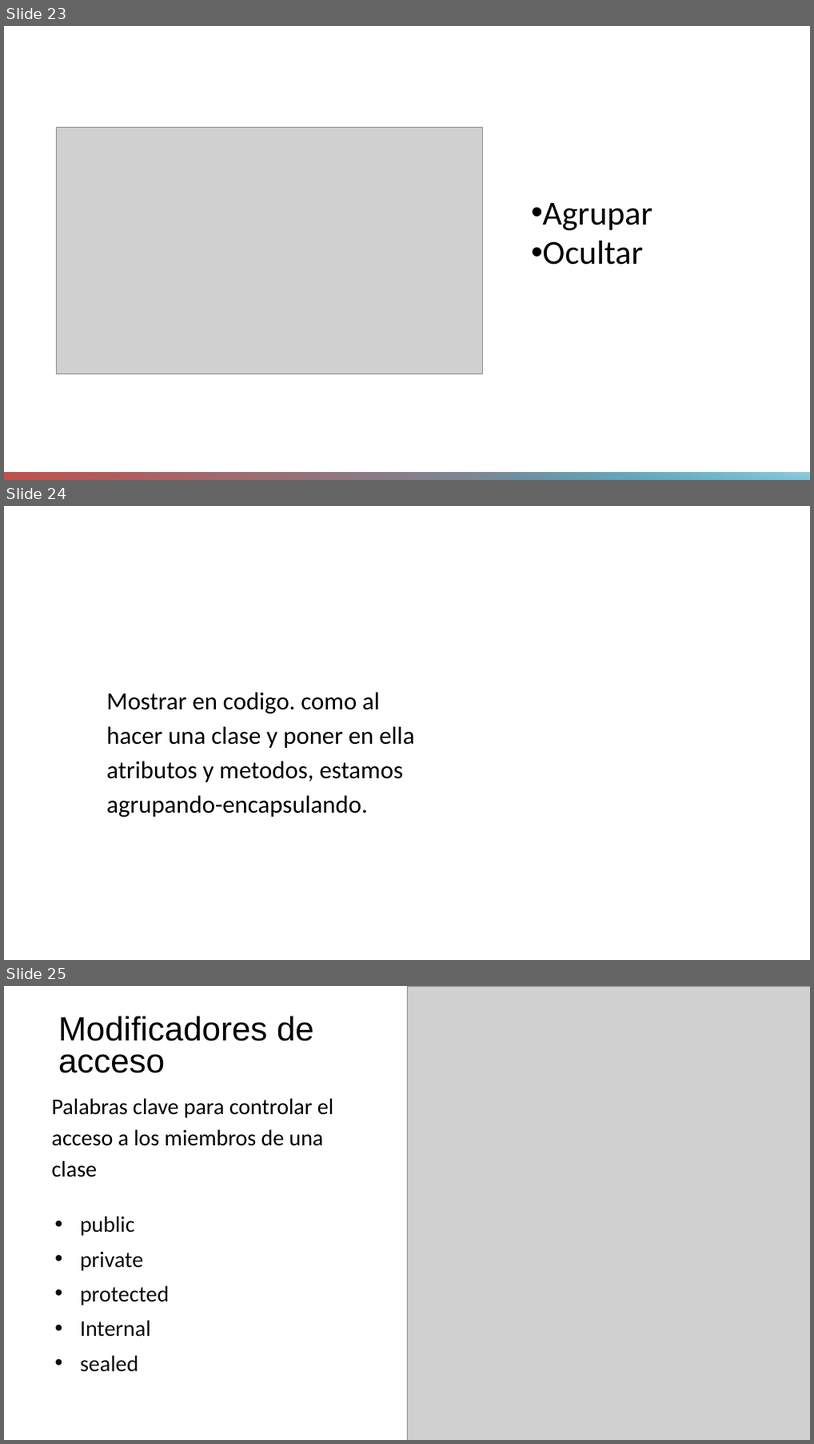
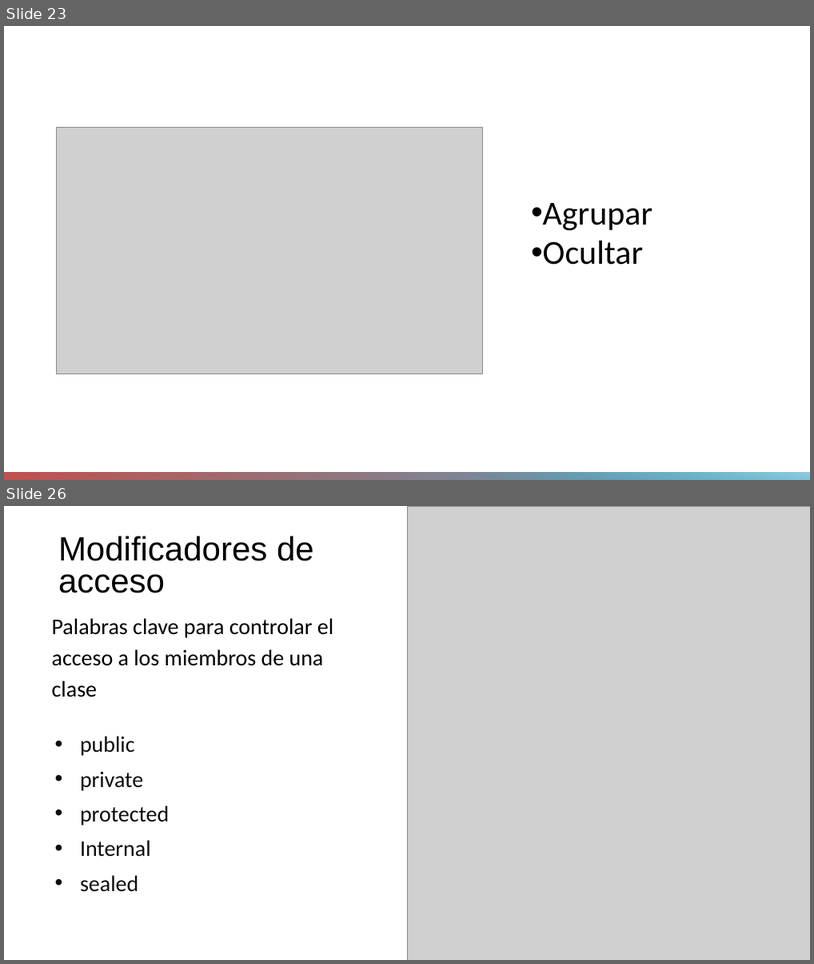
Before and after one commit to JuanRos1984/PresentacionAPP_POO, a slide deck: Presentacion POO APP.pptx. Shown one above the other, each under a label of ours: slides 23, 24 and 25 before the commit, slides 23 and 26 after it; the slides between them are not shown. The pictures are 814x1444 and 814x964 pixels, drawn with LibreOffice and Linux fonts; fonts in the diff are those of the drawing; grey boxes stand for pictures. Boxes give left, top, right and bottom in pixels: in the first picture for what was removed or moved away, otherwise in the second. Text is boxed around its words. In the diff, an @@ line names an element or a change of style, - is before the commit and + after.

```diff
--- a/Presentacion POO APP.pptx
+++ b/Presentacion POO APP.pptx
@@ slide 24 removed at (x1=4, y1=506, x2=810, y2=960), background #FFFFFF @@
@@ text removed at (x1=106, y1=692, x2=414, y2=817) @@
-Mostrar en codigo. como al hacer una clase y poner en ella atributos y metodos, estamos agrupando-encapsulando.
@@ what was slide 25 is now slide 26 @@
```
Also in this commit, not shown: 2 slides changed, 2 slides added, 1 other slide removed, 51 other files.
